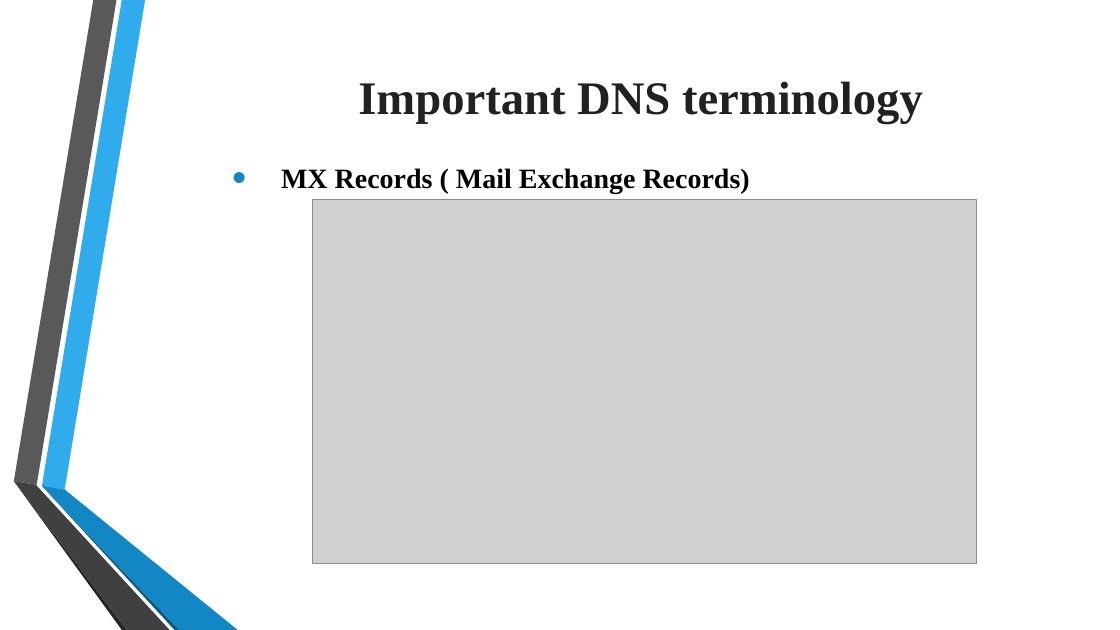
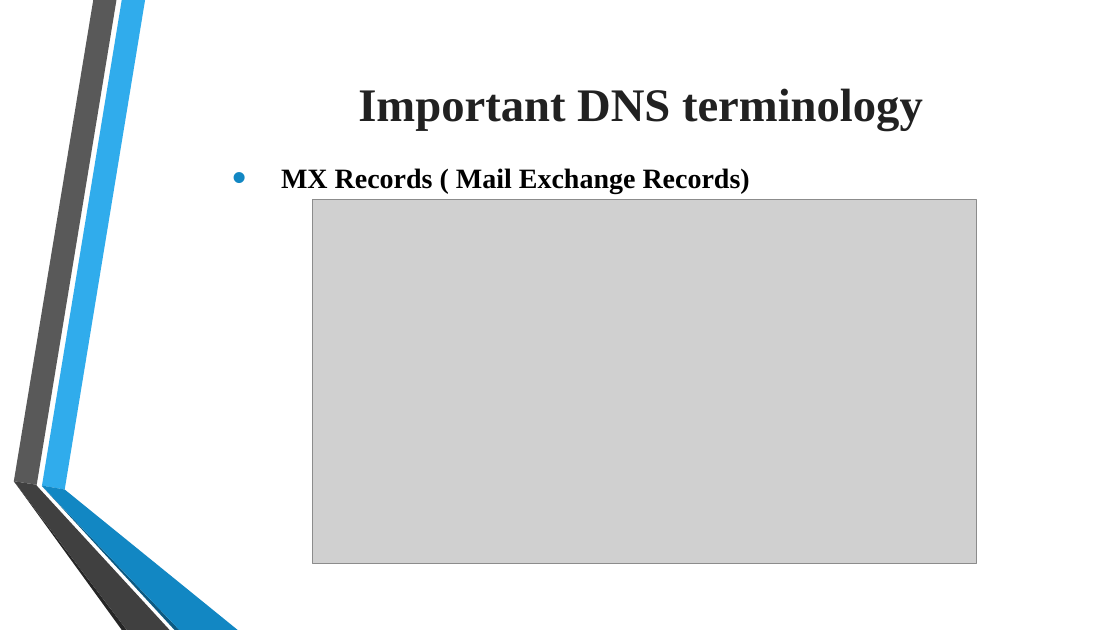
Before and after one commit to tiendatdk3493/Tai_Lieu, a slide deck: slide 28 of Domain Name System (DNS).pptx (slide 23 before the commit). Drawn at 1120x630 pixels with LibreOffice and Linux fonts; fonts in the diff are those of the drawing; grey boxes stand for pictures; background and template pictures are left out. Boxes give left, top, right and bottom in pixels: in the first picture for what was removed or moved away, otherwise in the second. Text is boxed around its words. In the diff, an @@ line names an element or a change of style, - is before the commit and + after.

```diff
--- a/Domain Name System (DNS).pptx
+++ b/Domain Name System (DNS).pptx
@@ text "Important DNS terminology": place and size @@
-text "Important DNS terminology" at [358,81,923,124]
+text "Important DNS terminology" at [358,88,923,131]
```
Also in this commit, not shown: 4 other slides changed, 13 slides added, 2 slides removed.
